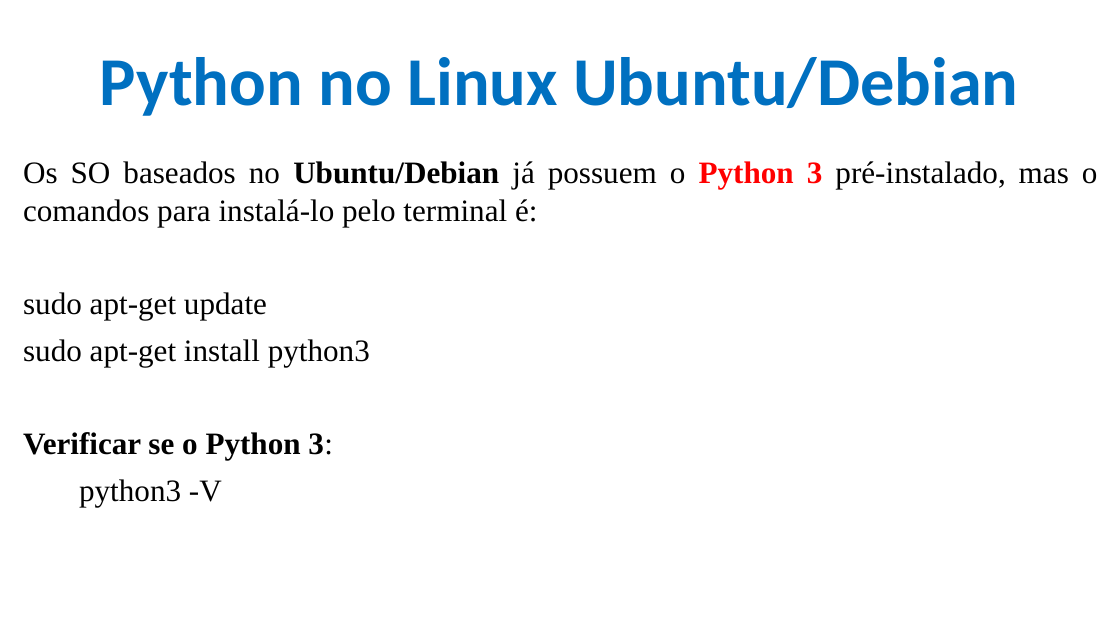
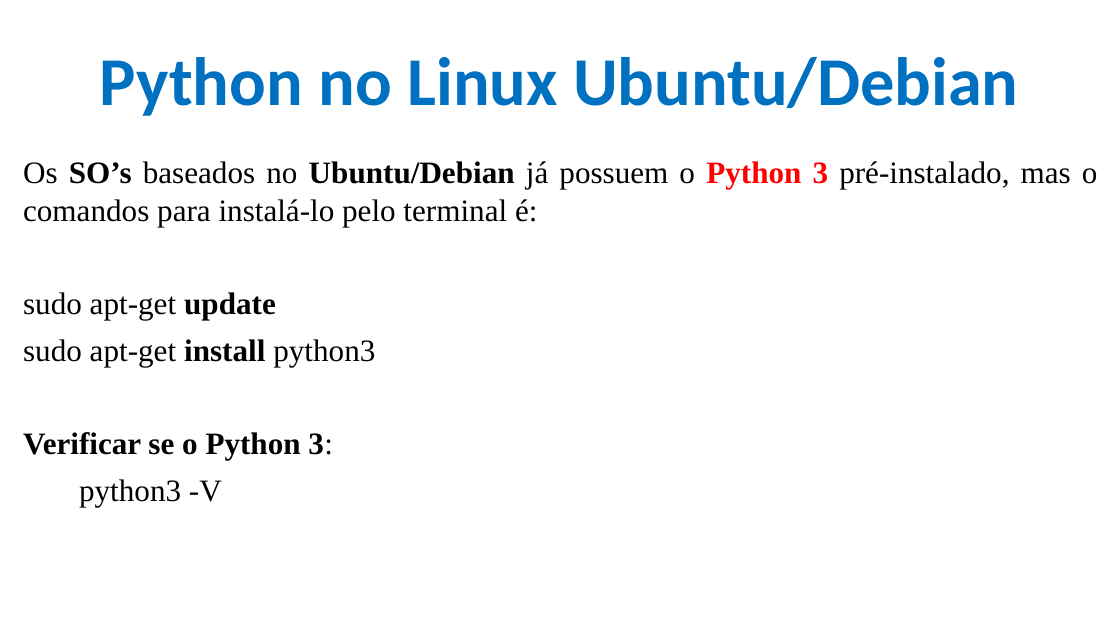
Before and after one commit to CloudEducationBrazil/WydenArea1AplicacaoCloudIndustria40Python, a slide deck: slide 6 of 01 Classes/Aula 07 - Aplicação Cloud Indústria 40 Python IoT Plataforma Outras Soluções.pptx. Drawn at 1120x630 pixels with LibreOffice and Linux fonts; fonts in the diff are those of the drawing; background and template pictures are left out. Boxes give left, top, right and bottom in pixels: in the first picture for what was removed or moved away, otherwise in the second. Text is boxed around its words. In the diff, an @@ line names an element or a change of style, - is before the commit and + after.

```diff
--- a/01 Classes/Aula 07 - Aplicação Cloud Indústria 40 Python IoT Plataforma Outras Soluções.pptx
+++ b/01 Classes/Aula 07 - Aplicação Cloud Indústria 40 Python IoT Plataforma Outras Soluções.pptx
@@ text at [23,161,1098,226]: text changed @@
-Os SO baseados no Ubuntu/Debian já possuem o Python 3 pré-instalado, mas o comandos para instalá-lo pelo terminal é:
+Os SO’s baseados no Ubuntu/Debian já possuem o Python 3 pré-instalado, mas o comandos para instalá-lo pelo terminal é:
@@ text at [23,292,375,366]: bold on in "update", "install" @@
```
Also in this commit, not shown: 8 other slides changed, 1 other file.
